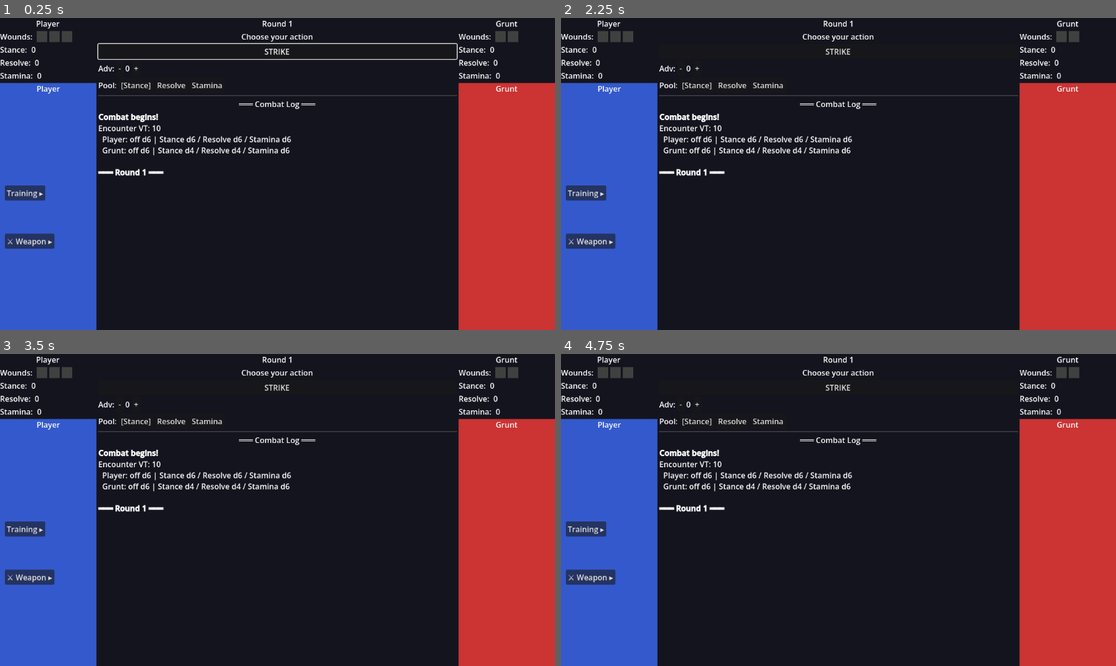
Above: before the commit, frames 1-4 (two rows, left to right).
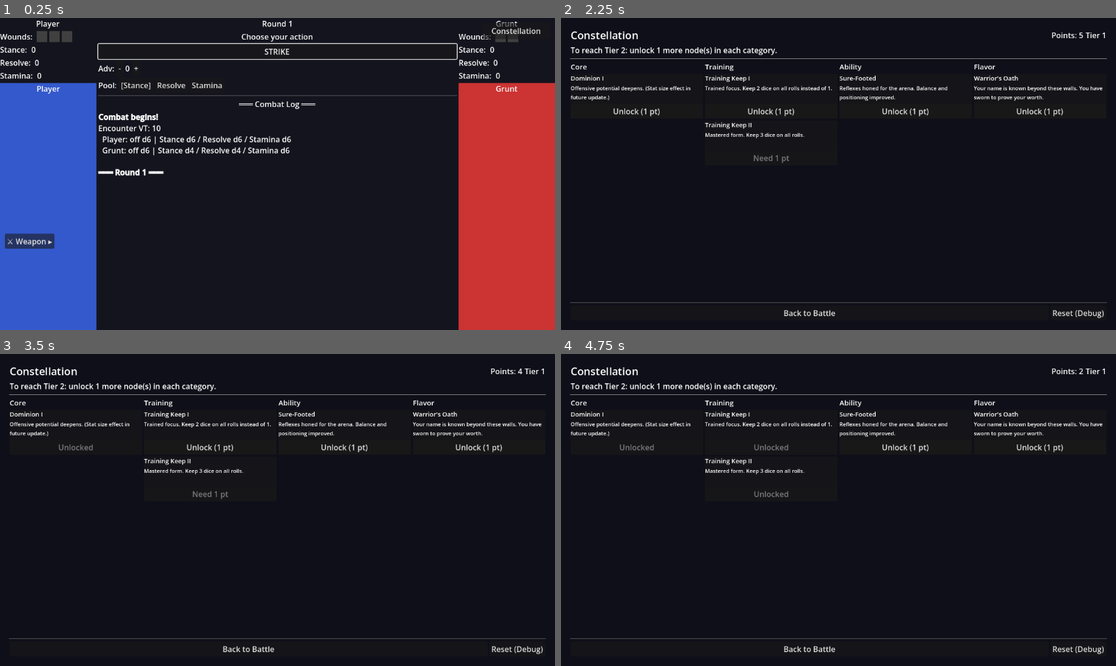
Above: after the commit, the same moments.

Repository: ivano777/kronomania
Game: Godot game, scene res://scenes/battle/BattleScene.tscn
Two runs of this game, one before a commit and one after it. Both use one fixed random seed, a clock stepped at 60 frames per second and the inputs below.
Inputs (mouse positions are in pixels of both pictures, inside the frame that each line leads up to):
- Up to frame 1 (0.25 s): no input
- Up to frame 2 (2.25 s): click "⚔ Weapon ▸" at 0.5 s; click "⚔ Weapon ▾" at 1.25 s; click (1077, 30) at 2 s, where only the run after the commit has a clickable "Constellation"
- Up to frame 3 (3.5 s): click (77, 447) at 2.75 s, where only the run after the commit has a clickable "Unlock (1 pt)"
- Up to frame 4 (4.75 s): click (771, 447) at 3.5 s, where only the run after the commit has a clickable "Unlock (1 pt)"; click (771, 494) at 4.25 s, where only the run after the commit has a clickable "Unlock (1 pt)"

The runs differ from the first frame. In frame 1, 0.5% of the frame differs, in the area x 0-98%, y 1-59%; in frame 2, 33%, in the area x 0-100%, y 0-100%; in frame 3, 33%; in frame 4, 33%.

Commit message:
feat(progression): Constellation scene + PlayerProgression autoload + Tier advancement
- Add PlayerProgression autoload: owns unlocked_nodes, available_points, get_tier() breadth check
- Add ConstellationScene (scenes/constellation/): 4-column node grid, point-spend unlock, tier badge, Back navigation
- Add NodeData fields: description, unlock_cost, prerequisite; wire training_keep_2 prereq on training_keep_1
- Wire CombatManager.start_combat() to read unlocked_nodes and tier_override from PlayerProgression
- Add tier_override on CombatantState; _effective_tier() prefers override over data.tier then Potency cap
- Add Constellation nav button to BattleScene; extract _teardown_signals() for safe scene transitions
- Remove DebugNodeSelector (superseded by ConstellationScene); update DebugWeaponSelector with potency column
- Register PlayerProgression in project.godot autoloads
- Author sample nodes: core_dominion_1, ability_sure_footed, flavor_warrior_oath
- Bump iron_sword potency to 2 to support Tier 2 expression
- Mark Group 3 roadmap items complete in docs/project-status.md

Co-Authored-By: Claude Sonnet 4.6 <noreply@anthropic.com>

Diff:
--- a/autoloads/CombatManager.gd
+++ b/autoloads/CombatManager.gd
@@ -50,7 +50,8 @@
 	var max_wounds: int     = 3
 	var is_defeated: bool   = false
 	var weapon_override: EquipmentData = null  # set by debug tools; null = use data.equipped_weapon
-	var unlocked_nodes: Array[NodeData] = []   # runtime copy of starting_nodes; debug tools may modify
+	var unlocked_nodes: Array[NodeData] = []   # runtime copy; for player, overridden from PlayerProgression
+	var tier_override: int = 0                 # when > 0, overrides data.tier (used for player Tier from Constellation)
 	# Per-pool guard state (Stance / Resolve / Stamina).
 	var stance_guard: int   = 0
 	var resolve_guard: int  = 0
@@ -115,6 +116,8 @@
 func start_combat(player_data: CombatantData, enemy_data: CombatantData) -> void:
 	_player = CombatantState.new()
 	_player.init(player_data)
+	_player.unlocked_nodes = PlayerProgression.unlocked_nodes.duplicate()
+	_player.tier_override = PlayerProgression.get_tier()
 	_enemy = CombatantState.new()
 	_enemy.init(enemy_data)
 	_round = 0
@@ -333,10 +336,12 @@
 	return state.data.negation_size
 
 
-## Effective Tier capped by equipment Potency (if any).
+## Effective Tier: tier_override if set (player Tier from Constellation), else data.tier,
+## then capped by equipment Potency.
 func _effective_tier(state: CombatantState) -> int:
+	var base := state.tier_override if state.tier_override > 0 else state.data.tier
 	var w: EquipmentData = state.weapon_override if state.weapon_override else state.data.equipped_weapon
-	return mini(state.data.tier, w.potency) if w else state.data.tier
+	return mini(base, w.potency) if w else base
 
 
 ## Flat bonus applied to attack rolls from equipped weapon (Forging).
@@ -373,18 +378,6 @@
 		_player.weapon_override = weapon
 
 
-## Debug only — replace the player's unlocked nodes at runtime.
-func debug_set_player_nodes(nodes: Array[NodeData]) -> void:
-	if _player:
-		_player.unlocked_nodes = nodes
-
-
-## Debug only — returns the player's current effective keep grade.
-func debug_get_player_keep_grade() -> int:
-	if _player:
-		return _training_keep_grade(_player)
-	return 0
-
 
 # ── Formatting helpers ────────────────────────────────────────────────────────
 
--- /dev/null
+++ b/autoloads/PlayerProgression.gd
@@ -0,0 +1,62 @@
+# PlayerProgression — owns the player's Constellation state across scenes.
+# Tracks unlocked nodes and available points. CombatManager reads from this
+# at start_combat() to wire tier and training effects into the roll engine.
+extends Node
+
+const ALL_NODES: Array = [
+	preload("res://resources/data/nodes/core_dominion_1.tres"),
+	preload("res://resources/data/nodes/training_keep_1.tres"),
+	preload("res://resources/data/nodes/training_keep_2.tres"),
+	preload("res://resources/data/nodes/ability_sure_footed.tres"),
+	preload("res://resources/data/nodes/flavor_warrior_oath.tres"),
+]
+
+var unlocked_nodes: Array[NodeData] = []
+## Starting budget; reward integration (Group 5) will add points after each duel.
+var available_points: int = 5
+
+
+func can_unlock(node: NodeData) -> bool:
+	if is_unlocked(node):
+		return false
+	if available_points < node.unlock_cost:
+		return false
+	if node.prerequisite != null and not is_unlocked(node.prerequisite):
+		return false
+	return true
+
+
+func unlock(node: NodeData) -> void:
+	if not can_unlock(node):
+		return
+	unlocked_nodes.append(node)
+	available_points -= node.unlock_cost
+
+
+## Resets progression to the initial state (debug use).
+func reset() -> void:
+	unlocked_nodes.clear()
+	available_points = 5
+
+
+func is_unlocked(node: NodeData) -> bool:
+	return node in unlocked_nodes
+
+
+func get_category_count(category: String) -> int:
+	var count := 0
+	for node in unlocked_nodes:
+		if node.category == category:
+			count += 1
+	return count
+
+
+## Returns current Tier based on breadth: min nodes per category + 1, capped at 4.
+## T2 = 1 per cat, T3 = 2 per cat, T4 = 3 per cat (rules: progression/tiers.md).
+func get_tier() -> int:
+	var min_count := 999
+	for cat in ["Core", "Training", "Ability", "Flavor"]:
+		min_count = mini(min_count, get_category_count(cat))
+	if min_count == 999:
+		return 1
+	return mini(min_count + 1, 4)
--- a/project.godot
+++ b/project.godot
@@ -20,6 +20,7 @@
 
 RollEngine="*res://autoloads/RollEngine.gd"
 CombatManager="*res://autoloads/CombatManager.gd"
+PlayerProgression="*res://autoloads/PlayerProgression.gd"
 
 [physics]
 
--- a/resources/NodeData.gd
+++ b/resources/NodeData.gd
@@ -15,3 +15,12 @@
 
 ## Numeric value for the effect (e.g. keep grade: 1 or 2).
 @export_range(0, 4) var effect_value: int = 0
+
+## Human-readable description shown in the Constellation UI.
+@export_multiline var description: String = ""
+
+## Point cost to unlock this node.
+@export_range(1, 5) var unlock_cost: int = 1
+
+## Optional prerequisite node that must be unlocked before this one can be purchased.
+@export var prerequisite: NodeData = null
--- /dev/null
+++ b/resources/data/nodes/ability_sure_footed.tres
@@ -0,0 +1,12 @@
+[gd_resource type="Resource" script_class="NodeData" format=3 uid="uid://115uu3g5mbjs"]
+
+[ext_resource type="Script" path="res://resources/NodeData.gd" id="1_ndscr"]
+
+[resource]
+script = ExtResource("1_ndscr")
+node_name = "Sure-Footed"
+category = "Ability"
+effect_type = ""
+effect_value = 0
+description = "Reflexes honed for the arena. Balance and positioning improved."
+unlock_cost = 1
--- /dev/null
+++ b/resources/data/nodes/core_dominion_1.tres
@@ -0,0 +1,12 @@
+[gd_resource type="Resource" script_class="NodeData" format=3 uid="uid://dxf0fvyol0dhj"]
+
+[ext_resource type="Script" path="res://resources/NodeData.gd" id="1_ndscr"]
+
+[resource]
+script = ExtResource("1_ndscr")
+node_name = "Dominion I"
+category = "Core"
+effect_type = "stat_size_dominion"
+effect_value = 8
+description = "Offensive potential deepens. (Stat size effect in future update.)"
+unlock_cost = 1
--- /dev/null
+++ b/resources/data/nodes/flavor_warrior_oath.tres
@@ -0,0 +1,12 @@
+[gd_resource type="Resource" script_class="NodeData" format=3 uid="uid://b226vv4hyqfnt"]
+
+[ext_resource type="Script" path="res://resources/NodeData.gd" id="1_ndscr"]
+
+[resource]
+script = ExtResource("1_ndscr")
+node_name = "Warrior's Oath"
+category = "Flavor"
+effect_type = ""
+effect_value = 0
+description = "Your name is known beyond these walls. You have sworn to prove your worth."
+unlock_cost = 1
--- a/resources/data/nodes/training_keep_1.tres
+++ b/resources/data/nodes/training_keep_1.tres
@@ -8,3 +8,5 @@
 category = "Training"
 effect_type = "training_keep"
 effect_value = 1
+description = "Trained focus. Keep 2 dice on all rolls instead of 1."
+unlock_cost = 1
--- a/resources/data/nodes/training_keep_2.tres
+++ b/resources/data/nodes/training_keep_2.tres
@@ -1,6 +1,7 @@
 [gd_resource type="Resource" script_class="NodeData" format=3 uid="uid://ep4ig6u8h3yov"]
 
-[ext_resource type="Script" uid="uid://bmnx7e2qr4w9p" path="res://resources/NodeData.gd" id="1_ndscr"]
+[ext_resource type="Script" path="res://resources/NodeData.gd" id="1_ndscr"]
+[ext_resource type="Resource" uid="uid://dk3hf5t7g2xnq" path="res://resources/data/nodes/training_keep_1.tres" id="2_prereq"]
 
 [resource]
 script = ExtResource("1_ndscr")
@@ -8,3 +9,6 @@
 category = "Training"
 effect_type = "training_keep"
 effect_value = 2
+description = "Mastered form. Keep 3 dice on all rolls."
+unlock_cost = 1
+prerequisite = ExtResource("2_prereq")
--- a/resources/data/weapons/iron_sword.tres
+++ b/resources/data/weapons/iron_sword.tres
@@ -5,6 +5,6 @@
 [resource]
 script = ExtResource("1_eqscr")
 item_name = "Iron Sword"
-potency = 1
+potency = 2
 flat_attack_bonus = 1
 tags = PackedStringArray("Sharp")
--- a/scenes/battle/BattleScene.gd
+++ b/scenes/battle/BattleScene.gd
@@ -8,7 +8,6 @@
 
 # ── Debug scenes (remove path + add_child call to strip at release) ───────────
 const _DBG_WEAPON_SEL := "res://scenes/debug/DebugWeaponSelector.tscn"
-const _DBG_NODE_SEL   := "res://scenes/debug/DebugNodeSelector.tscn"
 
 # ── Node references ───────────────────────────────────────────────────────────
 @onready var _player_hud:    CombatantHUD = $GameLayout/PlayerSide/PlayerHUD
@@ -42,6 +41,20 @@
 	# Connect restart button.
 	_restart_btn.pressed.connect(_on_restart_pressed)
 
+	# Constellation navigation button (top-right corner, always accessible).
+	var c_btn := Button.new()
+	c_btn.text = "Constellation"
+	c_btn.anchor_left   = 1.0
+	c_btn.anchor_right  = 1.0
+	c_btn.anchor_top    = 0.0
+	c_btn.anchor_bottom = 0.0
+	c_btn.offset_left   = -150.0
+	c_btn.offset_top    = 10.0
+	c_btn.offset_right  = -10.0
+	c_btn.offset_bottom = 44.0
+	c_btn.pressed.connect(_on_constellation_pressed)
+	add_child(c_btn)
+
 	# Connect CombatManager signals.
 	CombatManager.log_message.connect(_on_log)
 	CombatManager.round_started.connect(_on_round_started)
@@ -54,9 +67,6 @@
 	# Debug widgets — instantiated at runtime; safe to remove with the const above.
 	if ResourceLoader.exists(_DBG_WEAPON_SEL):
 		add_child((load(_DBG_WEAPON_SEL) as PackedScene).instantiate())
-	if ResourceLoader.exists(_DBG_NODE_SEL):
-		add_child((load(_DBG_NODE_SEL) as PackedScene).instantiate())
-
 	# Start combat.
 	CombatManager.start_combat(PLAYER_DATA, ENEMY_DATA)
 
@@ -104,7 +114,16 @@
 
 
 func _on_restart_pressed() -> void:
-	# Disconnect signals before reload to avoid duplicate connections.
+	_teardown_signals()
+	get_tree().reload_current_scene()
+
+
+func _on_constellation_pressed() -> void:
+	_teardown_signals()
+	get_tree().change_scene_to_file("res://scenes/constellation/ConstellationScene.tscn")
+
+
+func _teardown_signals() -> void:
 	CombatManager.log_message.disconnect(_on_log)
 	CombatManager.round_started.disconnect(_on_round_started)
 	CombatManager.phase_changed.disconnect(_on_phase_changed)
@@ -112,5 +131,3 @@
 	CombatManager.guard_changed.disconnect(_on_guard_changed)
 	CombatManager.combat_ended.disconnect(_on_combat_ended)
 	CombatManager.player_action_required.disconnect(_on_player_action_required)
-
-	get_tree().reload_current_scene()
--- /dev/null
+++ b/scenes/constellation/ConstellationScene.gd
@@ -0,0 +1,110 @@
+extends Control
+
+const CATEGORIES := ["Core", "Training", "Ability", "Flavor"]
+
+@onready var _points_label: Label = $Main/Header/PointsLabel
+@onready var _tier_label: Label = $Main/Header/TierLabel
+@onready var _progress_label: Label = $Main/ProgressLabel
+@onready var _back_btn: Button  = $Main/Footer/BackButton
+@onready var _reset_btn: Button = $Main/Footer/ResetButton
+
+var _node_buttons: Dictionary = {}  # NodeData -> Button
+
+
+func _ready() -> void:
+	_back_btn.pressed.connect(_on_back_pressed)
+	_reset_btn.pressed.connect(_on_reset_pressed)
+	_populate_columns()
+	_refresh()
+
+
+func _populate_columns() -> void:
+	for node in PlayerProgression.ALL_NODES:
+		var col := _get_column(node.category)
+		if not col:
+			continue
+		col.add_child(_make_card(node))
+
+
+func _make_card(node: NodeData) -> PanelContainer:
+	var card := PanelContainer.new()
+
+	var vbox := VBoxContainer.new()
+	vbox.add_theme_constant_override("separation", 4)
+
+	var name_lbl := Label.new()
+	name_lbl.text = node.node_name
+	name_lbl.add_theme_font_size_override("font_size", 13)
+
+	var desc_lbl := Label.new()
+	desc_lbl.text = node.description if node.description != "" else "(No description)"
+	desc_lbl.autowrap_mode = TextServer.AUTOWRAP_WORD_SMART
+	desc_lbl.custom_minimum_size = Vector2(0, 36)
+	desc_lbl.add_theme_font_size_override("font_size", 11)
+
+	var btn := Button.new()
+	btn.pressed.connect(_on_unlock.bind(node))
+	_node_buttons[node] = btn
+
+	vbox.add_child(name_lbl)
+	vbox.add_child(desc_lbl)
+	vbox.add_child(btn)
+	card.add_child(vbox)
+	return card
+
+
+func _get_column(category: String) -> VBoxContainer:
+	match category:
+		"Core":     return $Main/Columns/CoreColumn
+		"Training": return $Main/Columns/TrainingColumn
+		"Ability":  return $Main/Columns/AbilityColumn
+		"Flavor":   return $Main/Columns/FlavorColumn
+	return null
+
+
+func _refresh() -> void:
+	var pts := PlayerProgression.available_points
+	var tier := PlayerProgression.get_tier()
+
+	_points_label.text = "Points: %d" % pts
+	_tier_label.text = "Tier %d" % tier
+
+	if tier < 4:
+		var need_per_cat := tier
+		var worst := 999
+		for cat in CATEGORIES:
+			worst = mini(worst, PlayerProgression.get_category_count(cat))
+		var gap := maxi(0, need_per_cat - worst)
+		if gap > 0:
+			_progress_label.text = "To reach Tier %d: unlock %d more node(s) in each category." % [tier + 1, gap]
+		else:
+			_progress_label.text = "Tier %d reached!" % tier
+	else:
+		_progress_label.text = "Maximum Tier (4) reached."
+
+	for node in _node_buttons:
+		var nd := node as NodeData
+		var btn: Button = _node_buttons[node]
+		if PlayerProgression.is_unlocked(nd):
+			btn.text = "Unlocked"
+			btn.disabled = true
+		elif PlayerProgression.can_unlock(nd):
+			btn.text = "Unlock (%d pt)" % nd.unlock_cost
+			btn.disabled = false
+		else:
+			btn.text = "Need %d pt" % nd.unlock_cost
+			btn.disabled = true
+
+
+func _on_unlock(node: NodeData) -> void:
+	PlayerProgression.unlock(node)
+	_refresh()
+
+
+func _on_reset_pressed() -> void:
+	PlayerProgression.reset()
+	_refresh()
+
+
+func _on_back_pressed() -> void:
+	get_tree().change_scene_to_file("res://scenes/battle/BattleScene.tscn")
--- /dev/null
+++ b/scenes/constellation/ConstellationScene.tscn
@@ -0,0 +1,90 @@
+[gd_scene format=3 uid="uid://ktux3ayz7890e"]
+
+[ext_resource type="Script" path="res://scenes/constellation/ConstellationScene.gd" id="1_cscr"]
+
+[node name="ConstellationScene" type="Control"]
+anchor_right = 1.0
+anchor_bottom = 1.0
+script = ExtResource("1_cscr")
+
+[node name="Background" type="ColorRect" parent="."]
+anchor_right = 1.0
+anchor_bottom = 1.0
+color = Color(0.06, 0.06, 0.1, 1)
+
+[node name="Main" type="VBoxContainer" parent="."]
+anchor_right = 1.0
+anchor_bottom = 1.0
+offset_left = 20.0
+offset_top = 20.0
+offset_right = -20.0
+offset_bottom = -20.0
+add_theme_constant_override("separation") = 10
+
+[node name="Header" type="HBoxContainer" parent="Main"]
+add_theme_constant_override("separation") = 16
+
+[node name="TitleLabel" type="Label" parent="Main/Header"]
+text = "Constellation"
+theme_override_font_sizes/font_size = 22
+
+[node name="Spacer" type="Control" parent="Main/Header"]
+size_flags_horizontal = 3
+
+[node name="PointsLabel" type="Label" parent="Main/Header"]
+text = "Points: ?"
+
+[node name="TierLabel" type="Label" parent="Main/Header"]
+text = "Tier ?"
+
+[node name="ProgressLabel" type="Label" parent="Main"]
+text = ""
+
+[node name="Separator" type="HSeparator" parent="Main"]
+
+[node name="Columns" type="HBoxContainer" parent="Main"]
+size_flags_vertical = 3
+add_theme_constant_override("separation") = 12
+
+[node name="CoreColumn" type="VBoxContainer" parent="Main/Columns"]
+size_flags_horizontal = 3
+add_theme_constant_override("separation") = 6
+
+[node name="CoreHeader" type="Label" parent="Main/Columns/CoreColumn"]
+text = "Core"
+theme_override_font_sizes/font_size = 15
+
+[node name="TrainingColumn" type="VBoxContainer" parent="Main/Columns"]
+size_flags_horizontal = 3
+add_theme_constant_override("separation") = 6
+
+[node name="TrainingHeader" type="Label" parent="Main/Columns/TrainingColumn"]
+text = "Training"
+theme_override_font_sizes/font_size = 15
+
+[node name="AbilityColumn" type="VBoxContainer" parent="Main/Columns"]
+size_flags_horizontal = 3
+add_theme_constant_override("separation") = 6
+
+[node name="AbilityHeader" type="Label" parent="Main/Columns/AbilityColumn"]
+text = "Ability"
+theme_override_font_sizes/font_size = 15
+
+[node name="FlavorColumn" type="VBoxContainer" parent="Main/Columns"]
+size_flags_horizontal = 3
+add_theme_constant_override("separation") = 6
+
+[node name="FlavorHeader" type="Label" parent="Main/Columns/FlavorColumn"]
+text = "Flavor"
+theme_override_font_sizes/font_size = 15
+
+[node name="Separator2" type="HSeparator" parent="Main"]
+
+[node name="Footer" type="HBoxContainer" parent="Main"]
+
+[node name="BackButton" type="Button" parent="Main/Footer"]
+text = "Back to Battle"
+size_flags_horizontal = 3
+
+[node name="ResetButton" type="Button" parent="Main/Footer"]
+text = "Reset (Debug)"
--- a/scenes/debug/DebugNodeSelector.gd
+++ /dev/null
@@ -1,41 +0,0 @@
-extends VBoxContainer
-
-@onready var _toggle: Button = $ToggleButton
-@onready var _panel: VBoxContainer = $Panel
-@onready var _status: Label = $Panel/StatusLabel
-
-
-func _ready() -> void:
-	_panel.hide()
-	_toggle.pressed.connect(_on_toggle)
-	_add_button("No Training (keep 1)", 0)
-	_add_button("Training I (keep 2)", 1)
-	_add_button("Training II (keep 3)", 2)
-	_refresh_status()
-
-
-func _on_toggle() -> void:
-	_panel.visible = not _panel.visible
-	_toggle.text = "Training ▾" if _panel.visible else "Training ▸"
-
-
-func _add_button(label: String, grade: int) -> void:
-	var btn := Button.new()
-	btn.text = label
-	btn.pressed.connect(_apply_grade.bind(grade))
-	$Panel/Buttons.add_child(btn)
-
-
-func _apply_grade(grade: int) -> void:
-	var nodes: Array[NodeData] = []
-	if grade >= 1:
-		nodes.append(load("res://resources/data/nodes/training_keep_1.tres") as NodeData)
-	if grade >= 2:
-		nodes.append(load("res://resources/data/nodes/training_keep_2.tres") as NodeData)
-	CombatManager.debug_set_player_nodes(nodes)
-	_refresh_status()
-
-
-func _refresh_status() -> void:
-	var grade := CombatManager.debug_get_player_keep_grade()
-	_status.text = "Keep grade: %d (keep %d dice)" % [grade, grade + 1]
--- a/scenes/debug/DebugNodeSelector.tscn
+++ /dev/null
@@ -1,24 +0,0 @@
-[gd_scene format=3 uid="uid://bvqny5y0xt4v0"]
-
-[ext_resource type="Script" path="res://scenes/debug/DebugNodeSelector.gd" id="1_nsel"]
-
-[node name="DebugNodeSelector" type="VBoxContainer"]
-anchor_left = 0.0
-anchor_top = 1.0
-anchor_right = 0.0
-anchor_bottom = 1.0
-offset_left = 10.0
-offset_top = -300.0
-offset_bottom = -210.0
-script = ExtResource("1_nsel")
-
-[node name="ToggleButton" type="Button" parent="."]
-text = "Training ▸"
-
-[node name="Panel" type="VBoxContainer" parent="."]
-visible = false
-
-[node name="Buttons" type="HBoxContainer" parent="Panel"]
-
-[node name="StatusLabel" type="Label" parent="Panel"]
-text = "Keep grade: 0 (keep 1 dice)"
--- a/scenes/debug/DebugWeaponSelector.gd
+++ b/scenes/debug/DebugWeaponSelector.gd
@@ -1,11 +1,13 @@
 extends VBoxContainer
 
+# [name, potency, flat_atk, flat_def, pool_bonus]
 const PRESETS := [
-	["Iron Sword  (+1 atk)",        1, 0, 0],
-	["Sharp Blade (+2 atk)",        2, 0, 0],
-	["Guard Shield (+2 def)",       0, 2, 0],
-	["Surge Axe (+1 atk +1 pool)",  1, 0, 1],
-	["Crude Club  (none)",          0, 0, 0],
+	["Crude Club",    1, 0, 0,  0],
+	["Iron Sword",    2, 1, 0,  0],
+	["Steel Sword",   3, 2, 0,  0],
+	["Guard Shield",  2, 0, 2,  0],
+	["Surge Axe",     3, 1, 0,  1],
+	["Master Blade",  4, 3, 0,  0],
 ]
 
 @onready var _toggle: Button       = $ToggleButton
@@ -17,11 +19,14 @@
 	_panel.hide()
 	_toggle.pressed.connect(_on_toggle)
 	for preset in PRESETS:
+		var name: String  = preset[0]
+		var pot:  int     = preset[1]
+		var atk:  int     = preset[2]
+		var def:  int     = preset[3]
+		var pool: int     = preset[4]
 		var btn := Button.new()
-		btn.text = preset[0] as String
-		btn.pressed.connect(_apply.bind(
-			preset[0] as String, preset[1] as int,
-			preset[2] as int, preset[3] as int))
+		btn.text = _label(name, pot, atk, def, pool)
+		btn.pressed.connect(_apply.bind(name, pot, atk, def, pool))
 		$Panel/Buttons.add_child(btn)
 
 
@@ -30,12 +35,20 @@
 	_toggle.text = "⚔ Weapon ▾" if _panel.visible else "⚔ Weapon ▸"
 
 
-func _apply(name: String, atk: int, def: int, pool: int) -> void:
+func _apply(name: String, pot: int, atk: int, def: int, pool: int) -> void:
 	var w := EquipmentData.new()
 	w.item_name = name
-	w.potency = 1
+	w.potency = pot
 	w.flat_attack_bonus = atk
 	w.flat_guard_bonus = def
 	w.pool_bonus = pool
 	CombatManager.debug_set_player_weapon(w)
-	_status.text = "Active: %s" % name
+	_status.text = "Active: %s" % _label(name, pot, atk, def, pool)
+
+
+func _label(name: String, pot: int, atk: int, def: int, pool: int) -> String:
+	var parts := ["P%d" % pot]
+	if atk  != 0: parts.append("+%d atk" % atk)
+	if def  != 0: parts.append("+%d def" % def)
+	if pool != 0: parts.append("%+d pool" % pool)
+	return "%s  [%s]" % [name, "  ".join(parts)]
Not shown, added: autoloads/PlayerProgression.gd.uid
Not shown: 1 places in resources/data/nodes/training_keep_1.tres that only renumber resources
Not shown, added: scenes/constellation/ConstellationScene.gd.uid
Not shown, removed: scenes/debug/DebugNodeSelector.gd.uid
Not shown, changed: docs/project-status.md
